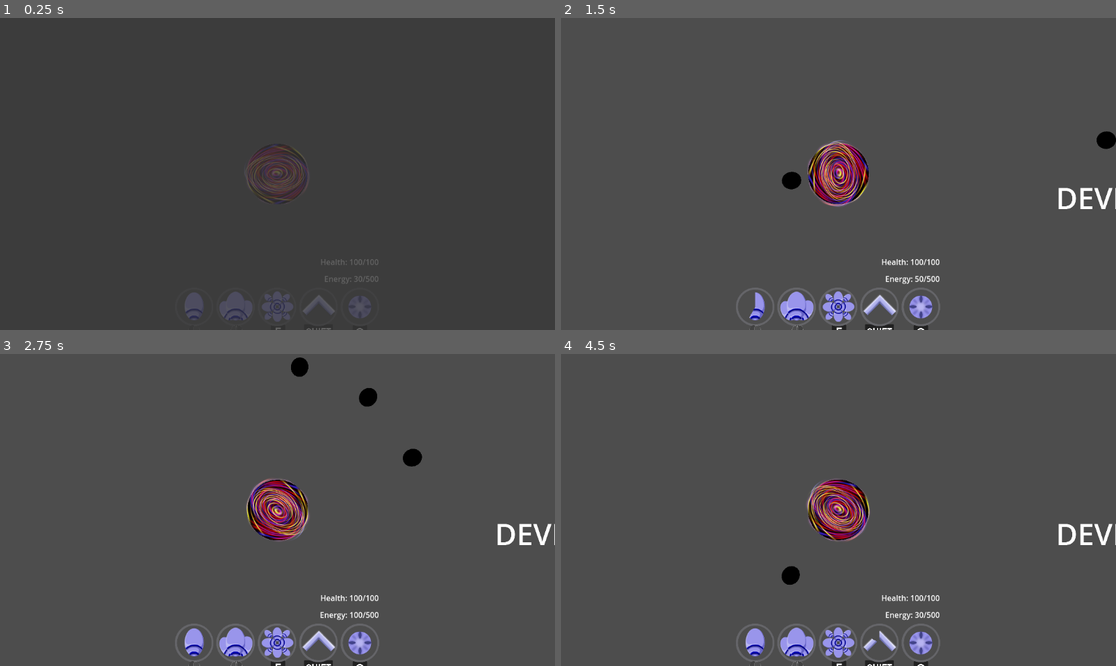
Above: before the commit, frames 1-4 (two rows, left to right).
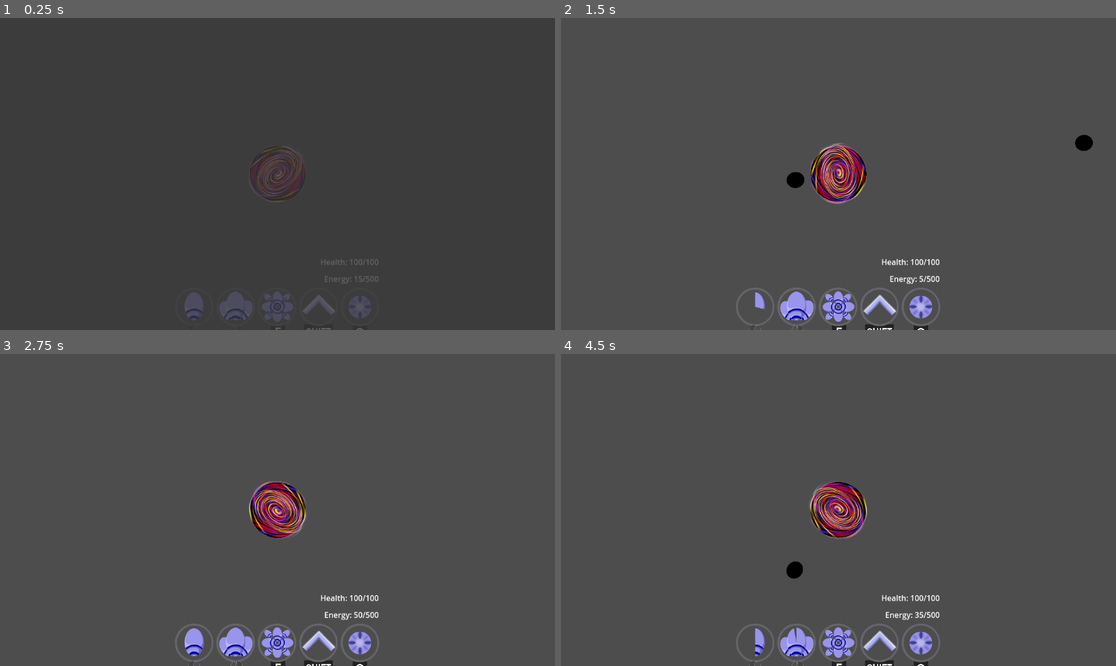
Above: after the commit, the same moments.

Repository: starlight426/TeamSevenGame
Game: Godot game, scene res://main.tscn
Two runs of this game, one before a commit and one after it. Both use one fixed random seed, a clock stepped at 60 frames per second and the inputs below.
Inputs (mouse positions are in pixels of both pictures, inside the frame that each line leads up to):
- Up to frame 1 (0.25 s): no input
- Up to frame 2 (1.5 s): move the mouse to (960, 158) at 0.52 s; hold E (e_press) 0.53-1.28 s; click (960, 158) at 0.8 s; move the mouse to (727, 189) at 1.27 s; click (727, 189) at 1.35 s
- Up to frame 3 (2.75 s): tap Q (q_press) at 1.55 s; move the mouse to (333, 441) at 2.02 s; hold Q (q_press) from 2.03 s (still down); right-click (333, 441) at 2.3 s
- Up to frame 4 (4.5 s): move the mouse to (810, 572) at 2.77 s; release Q (q_press) at 2.78 s; right-click (810, 572) at 2.85 s; tap Shift (shift_press) at 3.05 s; move the mouse to (1005, 556) at 3.52 s; hold Shift (shift_press) 3.53-4.25 s; tap E (e_press) at 3.8 s; tap Escape (pause) at 4.15 s; click "Resume" at 4.25 s

The runs differ from the first frame. In frame 1, 0.6% of the frame differs, in the area x 44-66%, y 40-85%; in frame 2, 2.6%; in frame 3, 2.6%, in the area x 44-100%, y 1-86%; in frame 4, 2.3%.

Commit message:
more fixes

Diff:
--- a/Combat Scenes/Bullet Scenes/circle_of_bullets.tscn
+++ b/Combat Scenes/Bullet Scenes/circle_of_bullets.tscn
@@ -10,25 +10,21 @@
 
 [node name="Circlebullet2" parent="." instance=ExtResource("1_qb88k")]
 rotation = 0.785398
-scale = Vector2(1, 1)
 
 [node name="Circlebullet3" parent="." instance=ExtResource("1_qb88k")]
 rotation = 1.5708
 
 [node name="Circlebullet4" parent="." instance=ExtResource("1_qb88k")]
 rotation = 2.35619
-scale = Vector2(1, 1)
 
 [node name="Circlebullet5" parent="." instance=ExtResource("1_qb88k")]
 rotation = -3.14159
 
 [node name="Circlebullet6" parent="." instance=ExtResource("1_qb88k")]
 rotation = -0.785398
-scale = Vector2(1, 1)
 
 [node name="Circlebullet7" parent="." instance=ExtResource("1_qb88k")]
 rotation = -1.5708
 
 [node name="Circlebullet8" parent="." instance=ExtResource("1_qb88k")]
 rotation = -2.35619
-scale = Vector2(1, 1)
--- a/Room Scenes/Circle City/cigil_room.tscn
+++ b/Room Scenes/Circle City/cigil_room.tscn
@@ -39,8 +39,8 @@
 scale = Vector2(10, 6)
 
 [node name="WallSquare3" parent="." instance=ExtResource("2_oigo2")]
-position = Vector2(4250, -4000)
-scale = Vector2(10, 6)
+position = Vector2(4000, -4000)
+scale = Vector2(15, 6)
 
 [node name="WallSquare2" parent="." instance=ExtResource("2_oigo2")]
 position = Vector2(7750, -2250)
@@ -83,18 +83,19 @@
 position = Vector2(0, 3500)
 
 [node name="DEVICE HERE" type="Label" parent="."]
-offset_left = 4500.0
-offset_right = 4540.0
-offset_bottom = 23.0
+offset_left = 7433.0
+offset_top = -192.0
+offset_right = 9014.0
+offset_bottom = 509.0
 theme_override_font_sizes/font_size = 256
 text = "DEVICE HERE
 "
 
 [node name="DEV ROOMS" type="Label" parent="."]
-offset_left = 500.0
-offset_top = -2250.0
-offset_right = 2081.0
-offset_bottom = -1901.0
+offset_left = 3593.0
+offset_top = -4533.0
+offset_right = 5174.0
+offset_bottom = -3480.0
 theme_override_font_sizes/font_size = 256
 text = "DEV ROOMS
 
--- a/Scripts/Combat/circle_turret_summon.gd
+++ b/Scripts/Combat/circle_turret_summon.gd
@@ -33,7 +33,7 @@
 	move_and_slide()
 func fire():
 	fire_ready = false
-	AttackSpawner.spawn_bullets(global_position,global_rotation,"single",1,0,"default","circle","straight",2000,3,30,"cigil","cigil",0,0,0)
+	AttackSpawner.spawn_bullets(global_position,global_rotation,"single",1,0,"default","circle","straight",2000,3,10,"cigil","cigil",0,0,0)
 	await get_tree().create_timer(1/fire_rate).timeout
 	fire_ready = true
 
--- a/Scripts/player.gd
+++ b/Scripts/player.gd
@@ -5,7 +5,7 @@
 @export var energy = 0
 @export var team = "cigil"
 var move_readiness = [true,true,true,true,true]
-var move_cooldowns = [0.2,0.3,0.4,1.0,1.0]
+var move_cooldowns = [0.4,0.6,0.8,1.0,1.0]
 var move_cooldown_percentages = [100, 100, 100, 100, 100]
 var energy_ready = true
 var is_paused = false
@@ -53,26 +53,26 @@
 	match attack:
 		"circle_basic":
 			if(energy >= 20 && move_readiness[0]):
-					AttackSpawner.spawn_bullets(global_position,global_rotation,"single",1,0,"default","circle","straight",3500,3,30,"cigil","cigil",0,0,0)
+					AttackSpawner.spawn_bullets(global_position,global_rotation,"single",1,0,"default","circle","straight",3500,3,10,"cigil","cigil",0,0,0)
 					move_cooldown(0)
 					energy -= 20
 		"circle_wave":
 			if(energy >= 40 && move_readiness[1]):
-					AttackSpawner.spawn_bullets(global_position,global_rotation,"single",1,0,"default","circle","straight",3000,3,30,"cigil","cigil",0,0,0)
-					AttackSpawner.spawn_bullets(global_position,global_rotation+PI/6,"single",1,0,"default","circle","straight",3000,3,30,"cigil","cigil",0,0,0)
-					AttackSpawner.spawn_bullets(global_position,global_rotation-PI/6,"single",1,0,"default","circle","straight",3000,3,30,"cigil","cigil",0,0,0)
+					AttackSpawner.spawn_bullets(global_position,global_rotation,"single",1,0,"default","circle","straight",3000,3,10,"cigil","cigil",0,0,0)
+					AttackSpawner.spawn_bullets(global_position,global_rotation+PI/6,"single",1,0,"default","circle","straight",3000,3,10,"cigil","cigil",0,0,0)
+					AttackSpawner.spawn_bullets(global_position,global_rotation-PI/6,"single",1,0,"default","circle","straight",3000,3,10,"cigil","cigil",0,0,0)
 					move_cooldown(1)
 					energy -= 40
 		"circle_spread":
 			if(energy >= 80 && move_readiness[2]):
-					AttackSpawner.spawn_bullets(global_position,global_rotation,"single",1,0,"default","circle","straight",3000,3,30,"cigil","cigil",0,0,0)
-					AttackSpawner.spawn_bullets(global_position,global_rotation,"single",1,0,"default","circle","straight",3000,3,30,"cigil","cigil",0,0,0)
-					AttackSpawner.spawn_bullets(global_position,global_rotation+PI/4,"single",1,0,"default","circle","straight",3000,3,30,"cigil","cigil",0,0,0)
-					AttackSpawner.spawn_bullets(global_position,global_rotation-PI/4,"single",1,0,"default","circle","straight",3000,3,30,"cigil","cigil",0,0,0)
-					AttackSpawner.spawn_bullets(global_position,global_rotation+PI/2,"single",1,0,"default","circle","straight",3000,3,30,"cigil","cigil",0,0,0)
-					AttackSpawner.spawn_bullets(global_position,global_rotation-PI/2,"single",1,0,"default","circle","straight",3000,3,30,"cigil","cigil",0,0,0)
-					AttackSpawner.spawn_bullets(global_position,global_rotation+3*PI/4,"single",1,0,"default","circle","straight",3000,3,30,"cigil","cigil",0,0,0)
-					AttackSpawner.spawn_bullets(global_position,global_rotation-3*PI/4,"single",1,0,"default","circle","straight",3000,3,30,"cigil","cigil",0,0,0)
+					AttackSpawner.spawn_bullets(global_position,global_rotation,"single",1,0,"default","circle","straight",3000,3,10,"cigil","cigil",0,0,0)
+					AttackSpawner.spawn_bullets(global_position,global_rotation,"single",1,0,"default","circle","straight",3000,3,10,"cigil","cigil",0,0,0)
+					AttackSpawner.spawn_bullets(global_position,global_rotation+PI/4,"single",1,0,"default","circle","straight",3000,3,10,"cigil","cigil",0,0,0)
+					AttackSpawner.spawn_bullets(global_position,global_rotation-PI/4,"single",1,0,"default","circle","straight",3000,3,10,"cigil","cigil",0,0,0)
+					AttackSpawner.spawn_bullets(global_position,global_rotation+PI/2,"single",1,0,"default","circle","straight",3000,3,10,"cigil","cigil",0,0,0)
+					AttackSpawner.spawn_bullets(global_position,global_rotation-PI/2,"single",1,0,"default","circle","straight",3000,3,10,"cigil","cigil",0,0,0)
+					AttackSpawner.spawn_bullets(global_position,global_rotation+3*PI/4,"single",1,0,"default","circle","straight",3000,3,10,"cigil","cigil",0,0,0)
+					AttackSpawner.spawn_bullets(global_position,global_rotation-3*PI/4,"single",1,0,"default","circle","straight",3000,3,10,"cigil","cigil",0,0,0)
 					move_cooldown(2)
 					energy -= 80
 		"speedup":
@@ -109,11 +109,11 @@
 func add_energy():
 	energy_ready = false
 	if(energy < 100):
-		energy += 10
+		energy += 5
 	if(energy < 300):
-		energy += 10
+		energy += 5
 	if(energy < 500):
-		energy += 10
+		energy += 5
 	await get_tree().create_timer(0.5).timeout
 	energy_ready = true
 
--- a/main.tscn
+++ b/main.tscn
@@ -24,5 +24,5 @@
 scale = Vector2(0.7, 0.7)
 
 [node name="Camera2D" type="Camera2D" parent="."]
-zoom = Vector2(0.24, 0.24)
+zoom = Vector2(0.22, 0.22)
 script = ExtResource("4_w7dd5")
